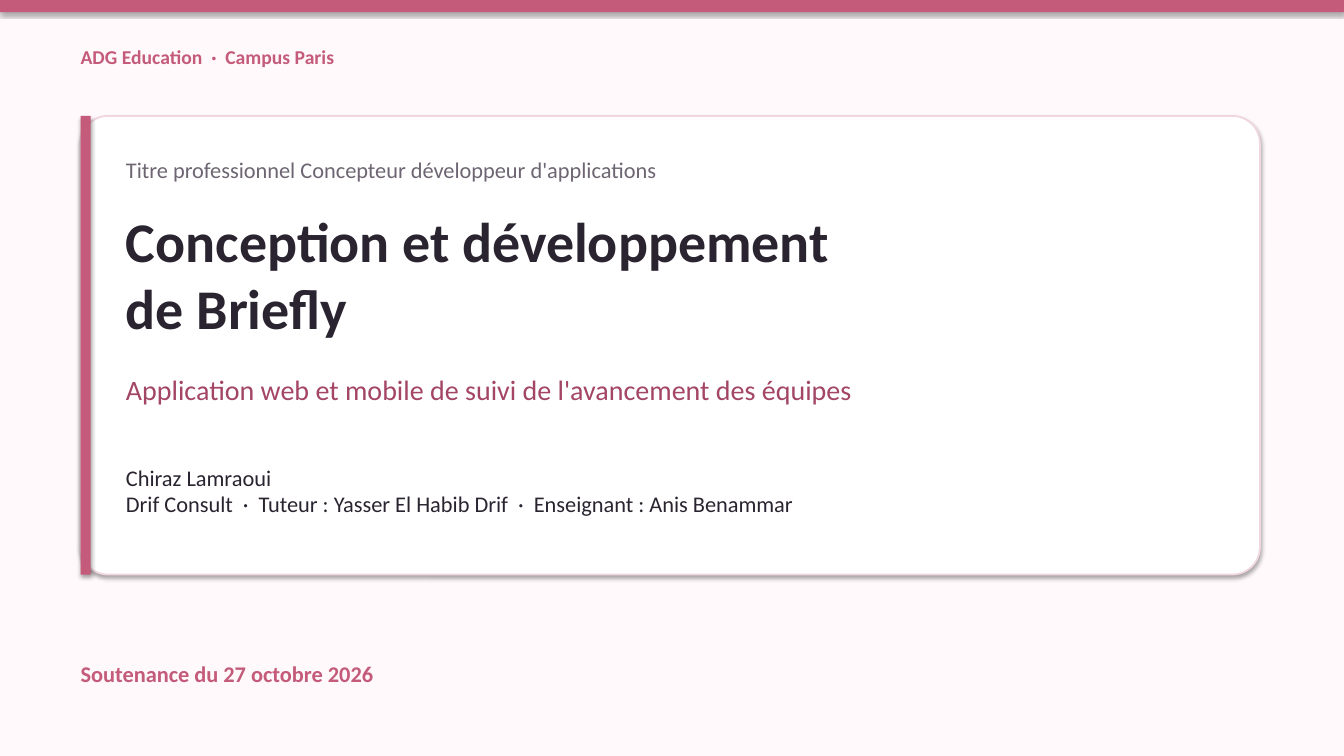
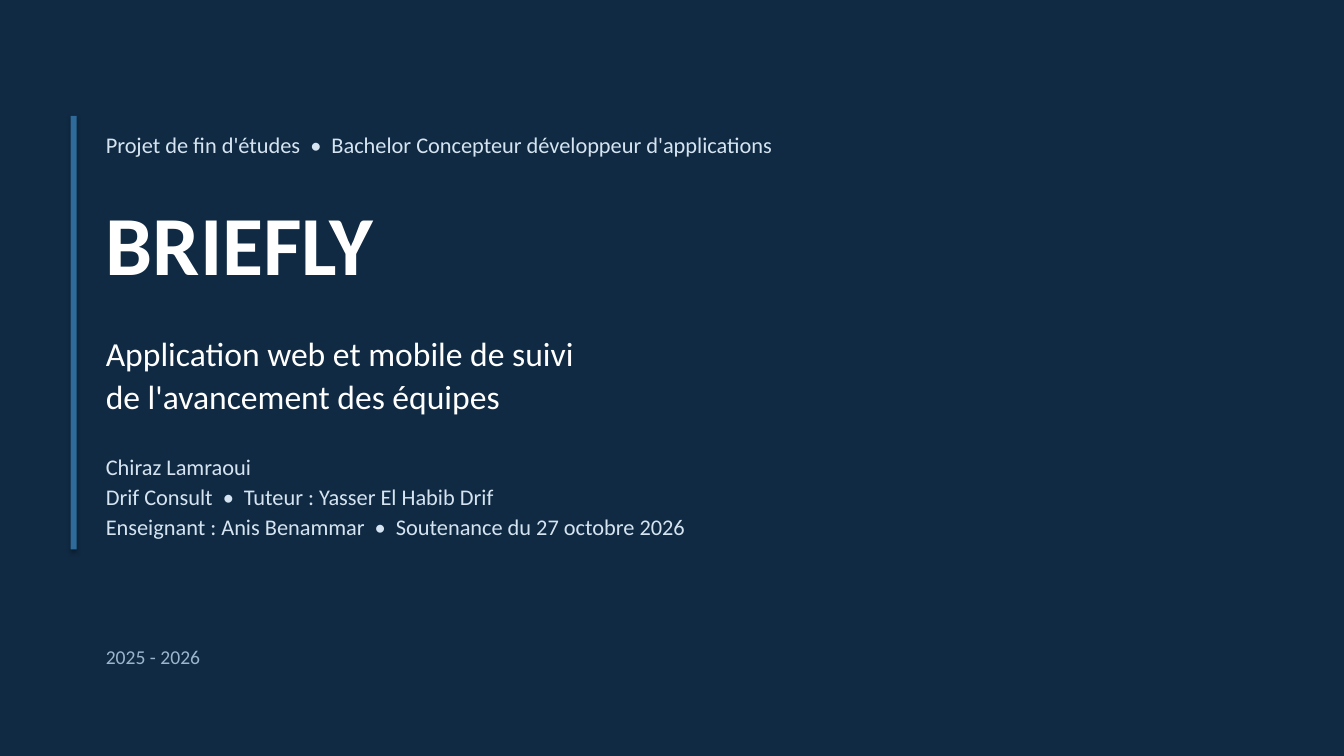
Before and after one commit to chirazlamraoui/Briefly, a slide deck: slide 1 of docs/soutenance/Briefly-soutenance.pptx. Drawn at 1344x756 pixels with LibreOffice and Linux fonts; fonts in the diff are those of the drawing. Boxes give left, top, right and bottom in pixels: in the first picture for what was removed or moved away, otherwise in the second. Text is boxed around its words. In the diff, an @@ line names an element or a change of style, - is before the commit and + after.

```diff
--- a/docs/soutenance/Briefly-soutenance.pptx
+++ b/docs/soutenance/Briefly-soutenance.pptx
@@ rectangle at (x1=0, y1=0, x2=1344, y2=756): fill #FFF9FB to #102A43 @@
@@ rectangle removed at (x1=0, y1=0, x2=1344, y2=12) @@
@@ text removed at (x1=81, y1=50, x2=334, y2=67) @@
-ADG Education · Campus Paris
@@ rectangle resized from (x1=81, y1=116, x2=91, y2=575) to (x1=71, y1=116, x2=77, y2=549) @@
@@ rectangle at (x1=71, y1=116, x2=77, y2=549): fill #C45B7A to #2E6B9A @@
@@ rounded rectangle removed at (x1=81, y1=116, x2=1260, y2=575) @@
@@ text at (x1=106, y1=137, x2=771, y2=157): text changed; text colour #6E6573 to #D5E4F0 @@
-Titre professionnel Concepteur développeur d'applications
+Projet de fin d'études • Bachelor Concepteur développeur d'applications
@@ text at (x1=106, y1=220, x2=374, y2=275): text changed; size 40 to 60 pt; text colour #2A2430 to #FFFFFF @@
-Conception et développement
-de Briefly
+BRIEFLY
@@ text at (x1=106, y1=342, x2=573, y2=415): text changed; size 20 to 24 pt; text colour #A34564 to #FFFFFF @@
-Application web et mobile de suivi de l'avancement des équipes
+Application web et mobile de suivi
+de l'avancement des équipes
@@ text at (x1=106, y1=459, x2=251, y2=475): text colour #2A2430 to #D5E4F0 in "Chiraz Lamraoui"; more space between paragraphs @@
@@ text "Chiraz Lamraoui" moved from (x1=126, y1=470, x2=793, y2=516) to (x1=106, y1=459, x2=685, y2=539) @@
@@ text at (x1=106, y1=489, x2=685, y2=539): text changed; text colour #2A2430 to #D5E4F0 @@
-Drif Consult · Tuteur : Yasser El Habib Drif · Enseignant : Anis Benammar
+Drif Consult • Tuteur : Yasser El Habib Drif
+Enseignant : Anis Benammar • Soutenance du 27 octobre 2026
@@ text at (x1=106, y1=651, x2=200, y2=664): text changed; size 16 to 14 pt; text colour #C45B7A to #9BB6CC; bold off @@
-Soutenance du 27 octobre 2026
+2025 - 2026
```
Also in this commit, not shown: 8 other slides changed, 23 slides added, 11 slides removed, 1 other file.
